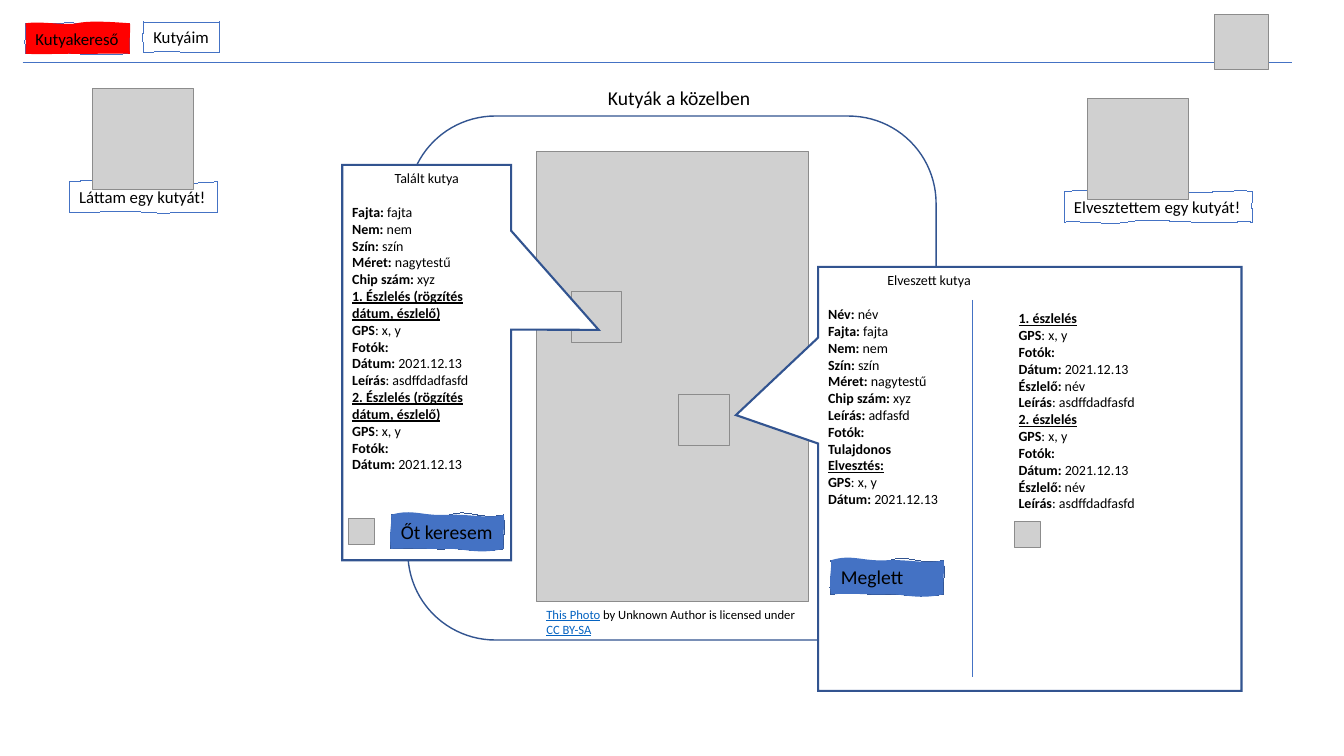
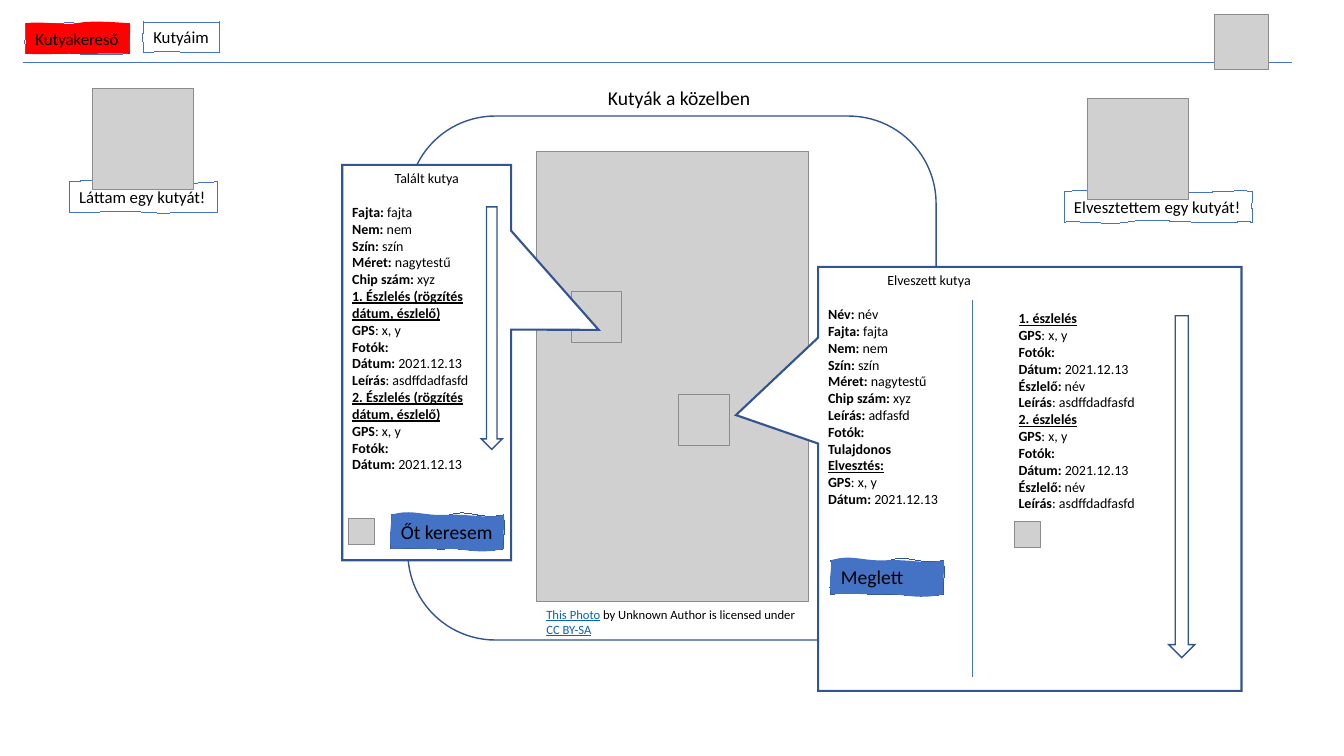
Before and after one commit to krizmak/petbook, a slide deck: slide 4 of doc/gui.pptx. Drawn at 1344x756 pixels with LibreOffice and Linux fonts; fonts in the diff are those of the drawing; grey boxes stand for pictures. Boxes give left, top, right and bottom in pixels: in the first picture for what was removed or moved away, otherwise in the second. Text is boxed around its words. In the diff, an @@ line names an element or a change of style, - is before the commit and + after.

```diff
--- a/doc/gui.pptx
+++ b/doc/gui.pptx
@@ down arrow added at [481, 207, 502, 450], outline #325491 1 pt @@
@@ down arrow added at [1170, 316, 1196, 657], outline #325491 1 pt @@
```
Also in this commit, not shown: 5 other slides changed, 6 slides added.
